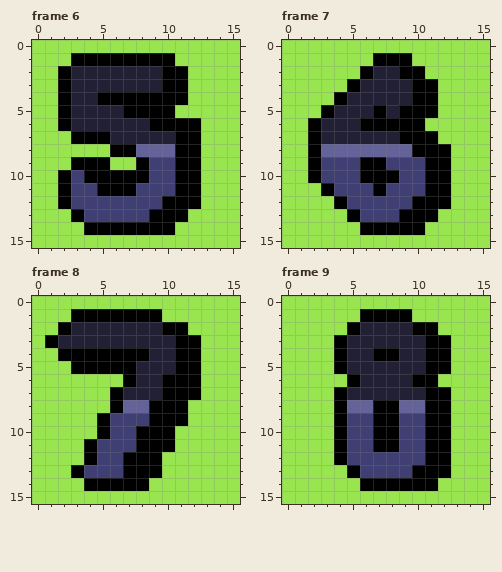
Two states of a pixel-art file, graphics/numbers.aseprite. The picture above is the old version.
16x16 pixels, 10 frames. Shown: frame 6, frame 7, frame 8, frame 9. The commit also changed other frames, which this record leaves out.
Once edited:
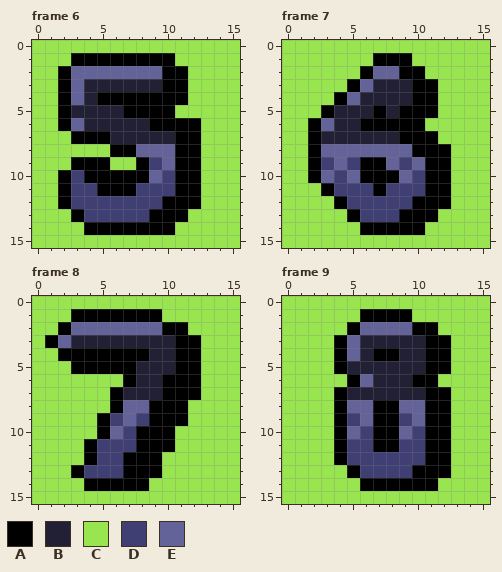
Palette (. is transparent): A #000000  B #222034  C #99e550  D #3f3f74  E #636399
Edits made:
Frame 6, layer "Layer 4":
y 2: x 3..9 BBBBBBB -> EEEEEEE
y 3..4: x 3 B -> E
y 6: x 3 B -> E
y 9: x 10 D -> E
y 10: x 9 D -> E
Frame 7, layer "Layer 4":
y 2: x 7..8 BB -> EE
y 3: x 6 B -> E
y 4: x 5 B -> E
y 6: x 3 B -> E
y 9: x 4 D -> E; x 8 D -> E; x 10 D -> E
y 10: x 3 D -> E; x 5 D -> E; x 9 D -> E
Frame 8, layer "Layer 4":
y 2: x 3..9 BBBBBBB -> EEEEEEE
y 3: x 2 B -> E
y 9: x 7 D -> E
y 10: x 6 D -> E
Frame 9, layer "Layer 4":
y 2: x 6..9 BBBB -> EEEE
y 3..4: x 5 B -> E
y 6: x 6 B -> E
y 9: x 6 D -> E; x 10 D -> E
y 10: x 5 D -> E; x 9 D -> E
Boxes around the changes in both pictures, in picture pixels (x1, y1, x2, y2):
changed: (71, 66, 162, 131)
changed: (149, 157, 175, 183)
changed: (321, 66, 425, 183)
changed: (58, 322, 162, 348)
changed: (110, 413, 136, 439)
changed: (347, 322, 425, 439)
